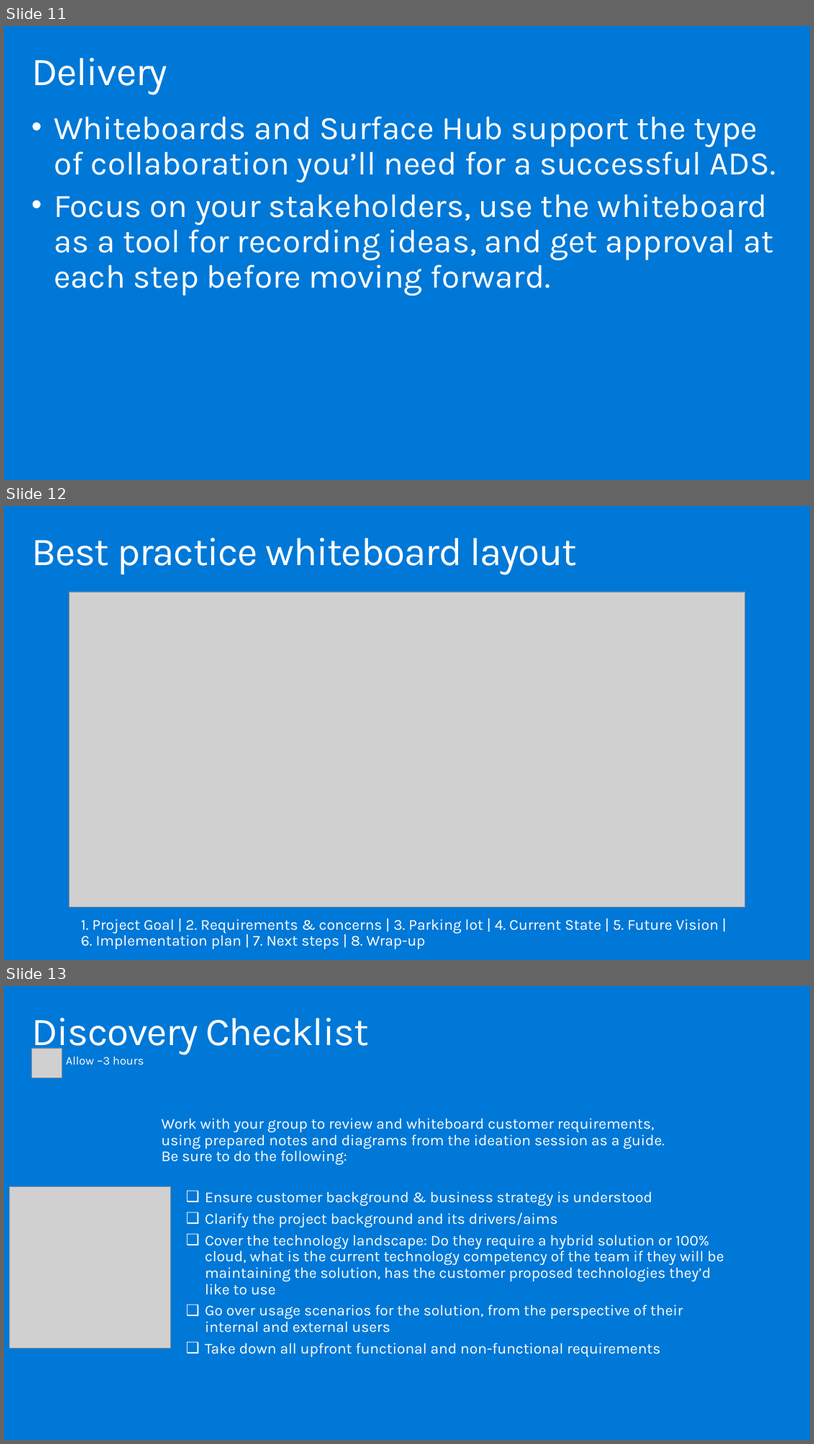
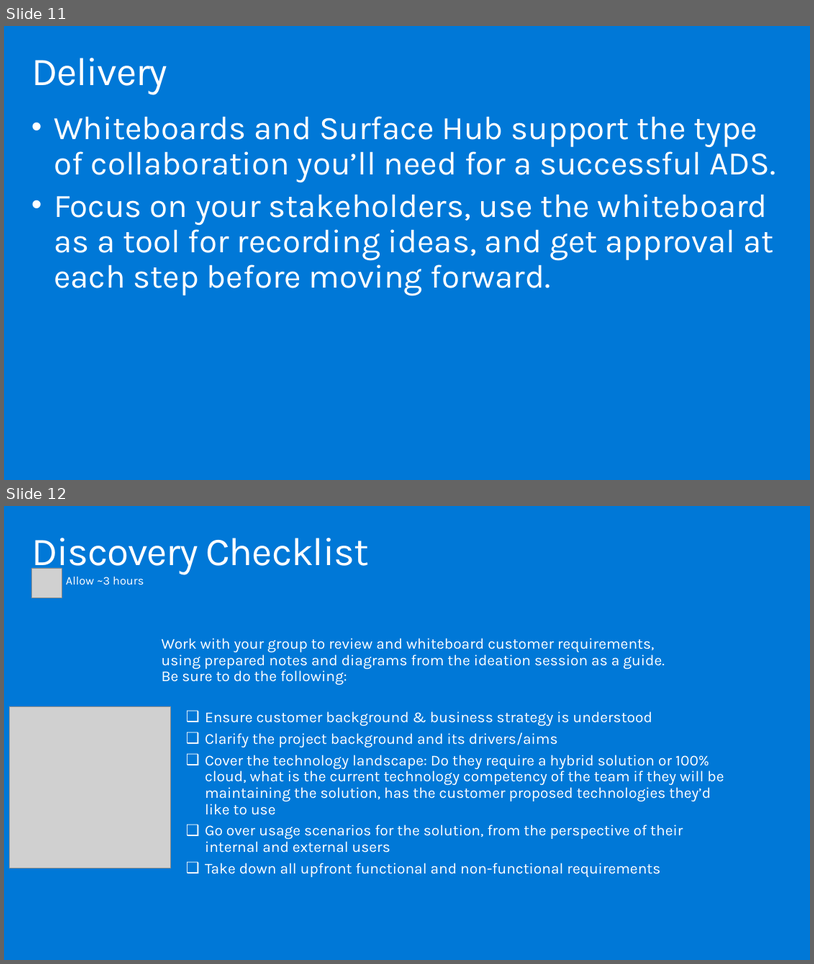
Before and after one commit to solliancenet/ica-wbs, a slide deck: Financial service modernization workshop/mastering-the-ads-deck.pptx. Shown one above the other, each under a label of ours: slides 11, 12 and 13 before the commit, slides 11 and 12 after it. The pictures are 814x1444 and 814x964 pixels, drawn with LibreOffice and Linux fonts; fonts in the diff are those of the drawing; grey boxes stand for pictures. Boxes give left, top, right and bottom in pixels: in the first picture for what was removed or moved away, otherwise in the second. Text is boxed around its words. In the diff, an @@ line names an element or a change of style, - is before the commit and + after.

```diff
--- a/Financial service modernization workshop/mastering-the-ads-deck.pptx
+++ b/Financial service modernization workshop/mastering-the-ads-deck.pptx
@@ slide 12 removed at bbox=[4, 506, 810, 960], background #0078D7 @@
@@ title removed at bbox=[31, 538, 577, 575] @@
-Best practice whiteboard layout
@@ picture removed at bbox=[69, 592, 746, 907] @@
@@ text removed at bbox=[81, 919, 719, 949] @@
-1. Project Goal | 2. Requirements & concerns | 3. Parking lot | 4. Current State | 5. Future Vision |
-6. Implementation plan | 7. Next steps | 8. Wrap-up
@@ what was slide 13 is now slide 12 @@
```
Also in this commit, not shown: 5 other slides removed, 1 other file.
